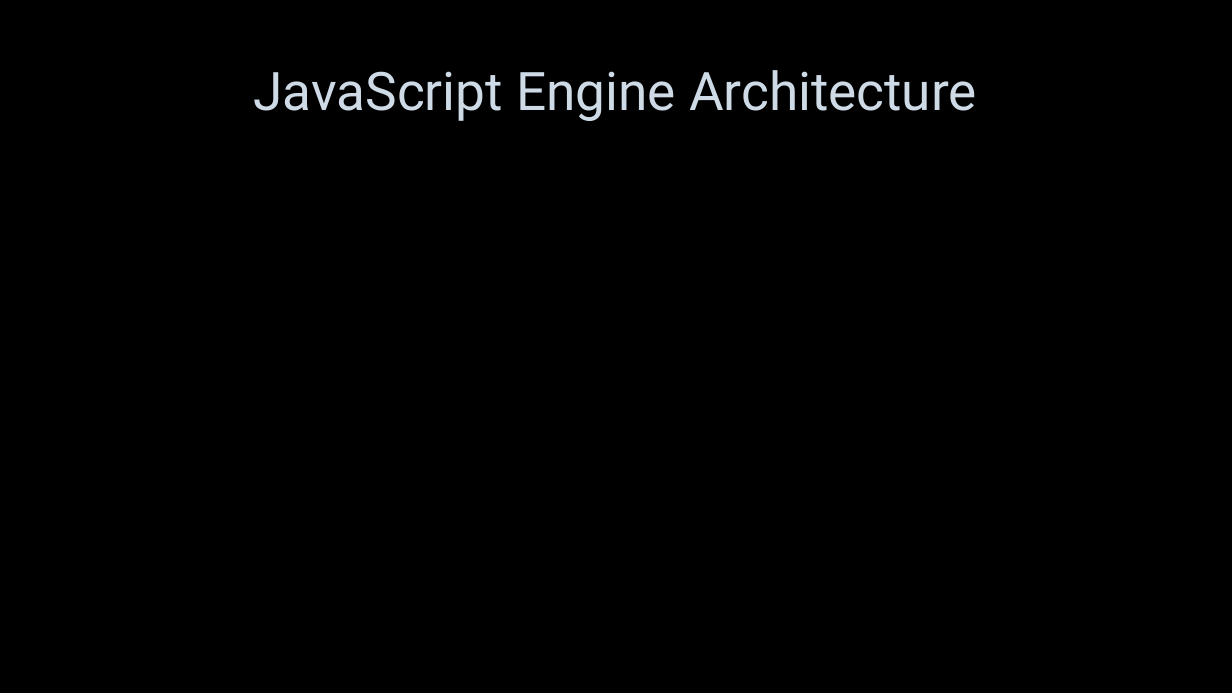
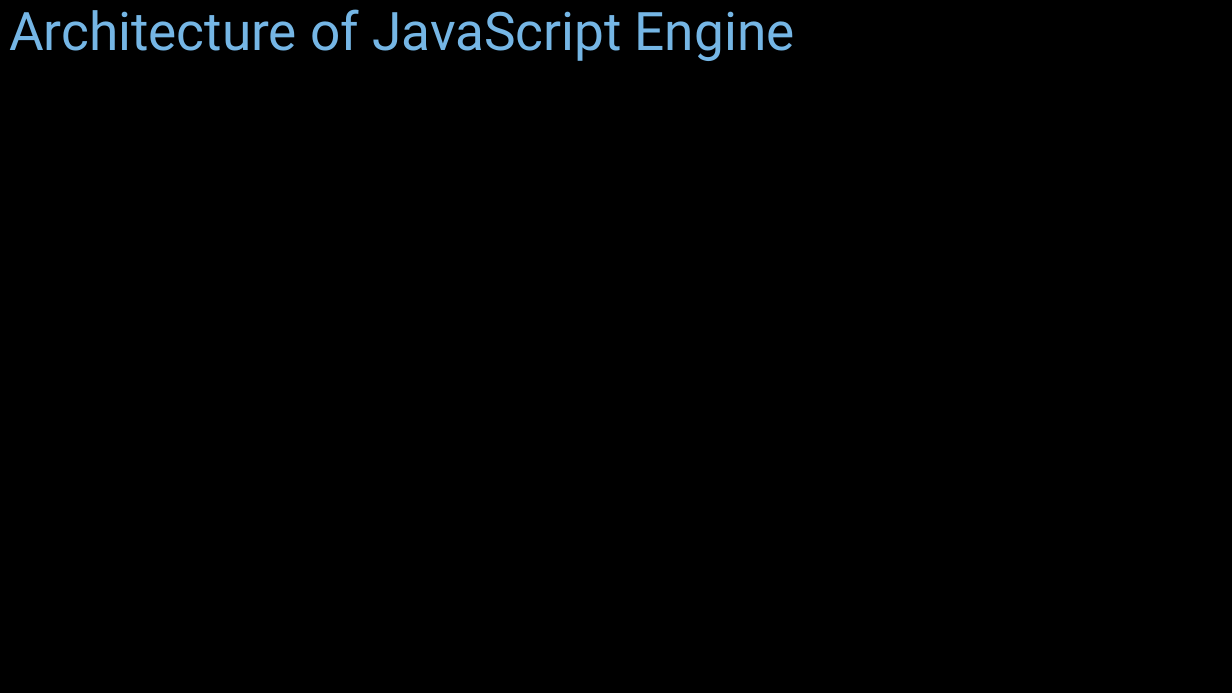
Before and after one commit to JhanaR/mylearnNode, a slide deck: slide 12 of BackEnd - Notes.pptx (slide 8 before the commit). Drawn at 1232x693 pixels with LibreOffice and Linux fonts; fonts in the diff are those of the drawing; background and template pictures are left out. Boxes give left, top, right and bottom in pixels: in the first picture for what was removed or moved away, otherwise in the second. Text is boxed around its words. In the diff, an @@ line names an element or a change of style, - is before the commit and + after.

```diff
--- a/BackEnd - Notes.pptx
+++ b/BackEnd - Notes.pptx
@@ title "Architecture of JavaScript Engine" at [9, 9, 795, 61]: vertical alignment middle to top @@
@@ title at [9, 9, 795, 61]: text changed; text colour #CEDBE6 to #75B6E5 @@
-JavaScript Engine Architecture
+Architecture of JavaScript Engine
```
Also in this commit, not shown: 7 other slides changed, 9 slides added, 1 slide removed, 5 other files.
